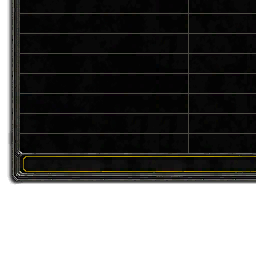
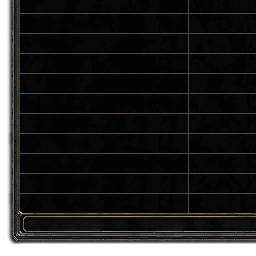
Layers edited between the first and the second 256px x 256px image:
removed layer "Layer 2" over [159,49,188,60]
renamed "Layer 1" to "Layer 3 copy", painted on it over [7,49,256,245]
renamed "Layer 0" to "Layer 4", painted on it over [7,49,256,185]
